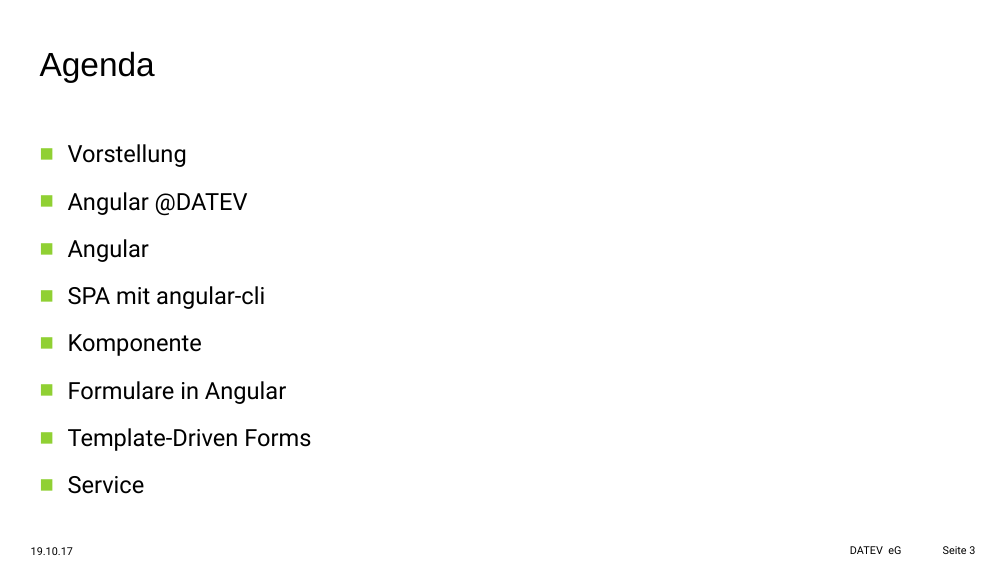
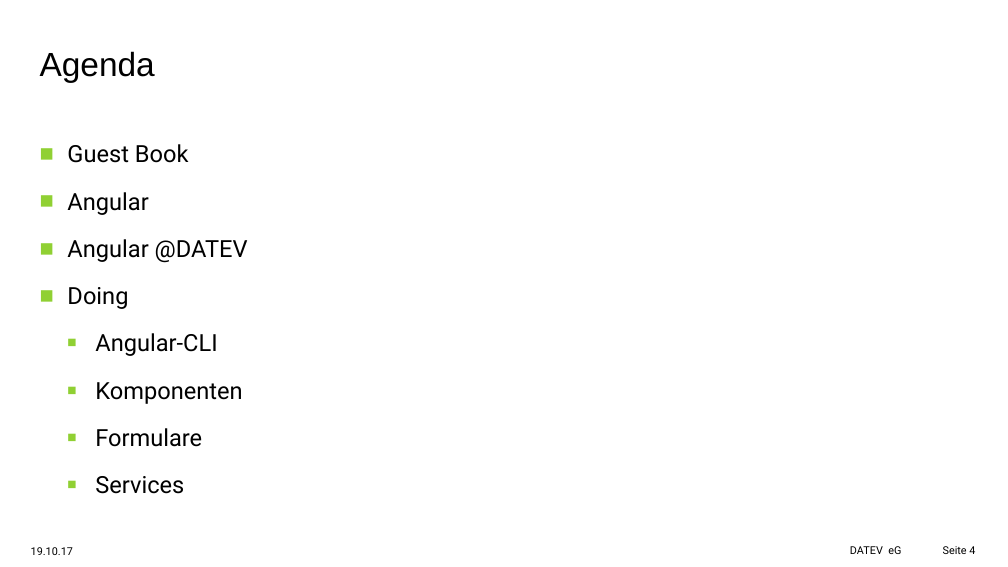
Before and after one commit to aawada78/angular-workshop, a slide deck: slide 4 of docs/Angular-Workshop-20.10.pptx (slide 3 before the commit). Drawn at 1008x567 pixels with LibreOffice and Linux fonts; fonts in the diff are those of the drawing; background and template pictures are left out. Boxes give left, top, right and bottom in pixels: in the first picture for what was removed or moved away, otherwise in the second. Text is boxed around its words. In the diff, an @@ line names an element or a change of style, - is before the commit and + after.

```diff
--- a/docs/Angular-Workshop-20.10.pptx
+++ b/docs/Angular-Workshop-20.10.pptx
@@ text at [67, 144, 189, 215]: text changed @@
-■ Vorstellung
+■ Guest Book
+■ Angular
@@ text at [67, 287, 242, 494]: text changed @@
-■ Angular
-■ SPA mit angular-cli
-■ Komponente
-■ Formulare in Angular
-■ Template-Driven Forms
-■ Service
+■ Doing
+  ■ Angular-CLI
+  ■ Komponenten
+  ■ Formulare
+  ■ Services
@@ page number at [943, 546, 975, 554]: text changed @@
-Seite 3
+Seite 4
```
Also in this commit, not shown: 11 other slides changed, 3 slides added, 6 other files.
